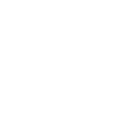
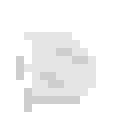
Layer changes from the first 128px x 128px image to the second:
painted on "Layer 1" over [16, 32, 96, 112]
